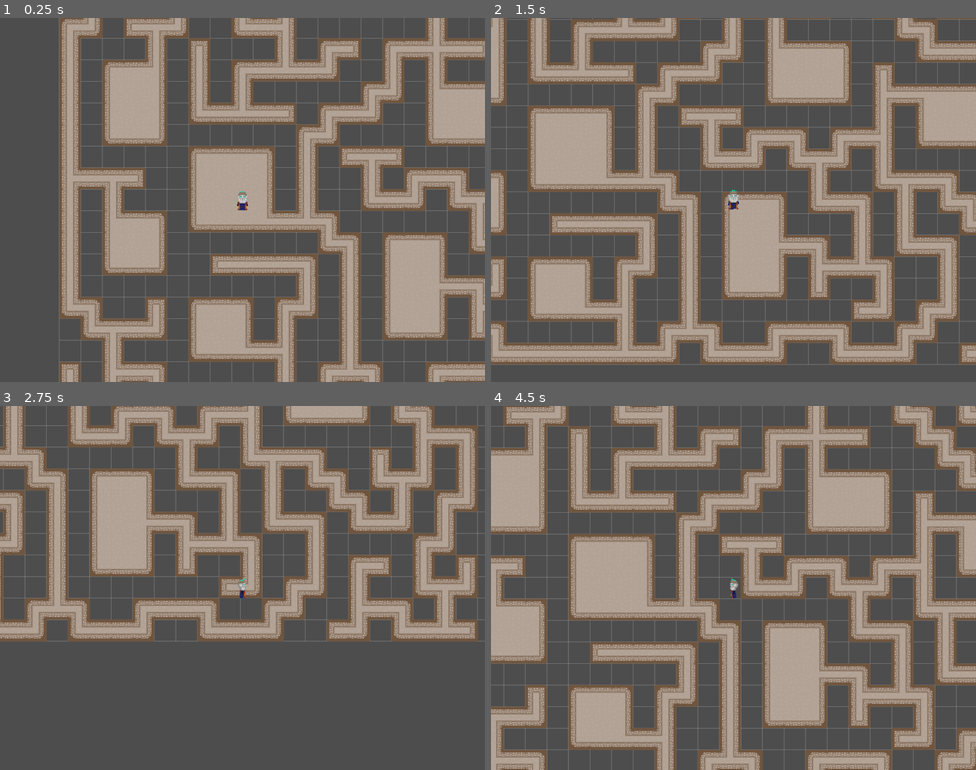
Above: before the commit, frames 1-4 (two rows, left to right).
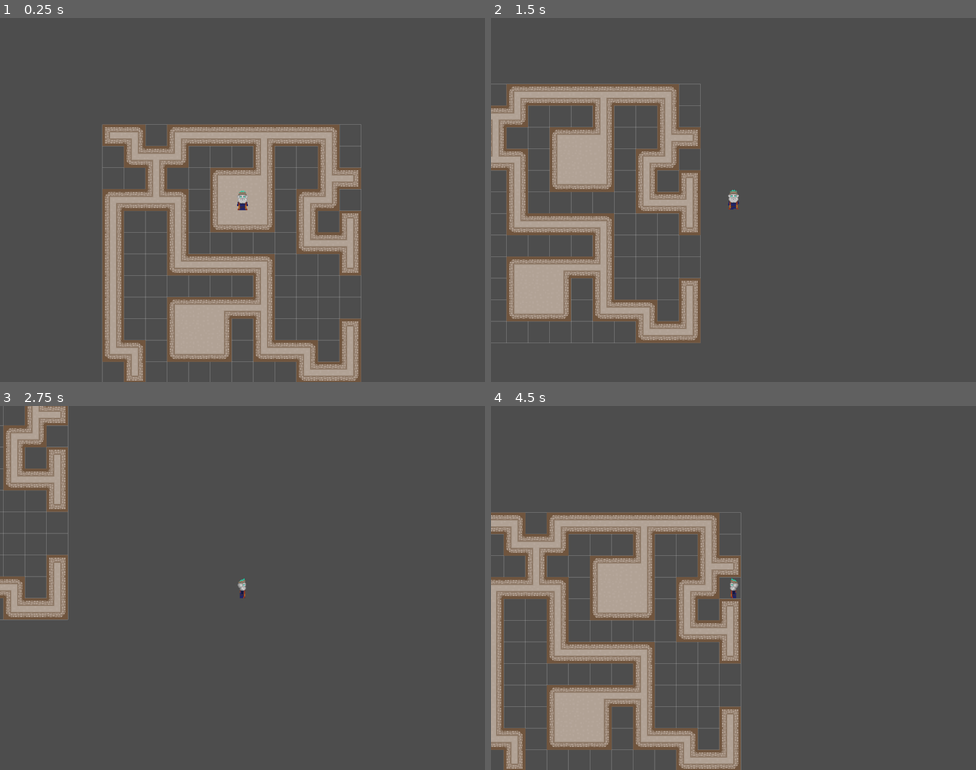
Above: after the commit, the same moments.

Repository: Taedenn/Procedural_Dungeon_Generator
Game: Godot game, scene res://scenes/auto_tile.tscn
Two runs of this game, one before a commit and one after it. Both use one fixed random seed, a clock stepped at 60 frames per second and the inputs below.
Inputs:
- Up to frame 1 (0.25 s): no input
- Up to frame 2 (1.5 s): tap Enter at 0.5 s; hold Right (right) 0.53-1.28 s; hold Down (down) from 1.28 s (still down)
- Up to frame 3 (2.75 s): release Down (down) at 2.03 s; hold Right (right) from 2.03 s (still down)
- Up to frame 4 (4.5 s): release Right (right) at 2.78 s; hold Up (up) 2.78-3.53 s; hold Left (left) from 3.53 s (still down)

The runs differ from the first frame. In frame 1, 50% of the frame differs, in the area x 12-100%, y 0-100%; in frame 2, 55%; in frame 3, 37%; in frame 4, 57%, in the area x 0-100%, y 0-100%.

Commit message:
attempt cull corridors

Diff:
--- a/procedural-dungeon/scenes/auto_tile.tscn
+++ b/procedural-dungeon/scenes/auto_tile.tscn
@@ -431,11 +431,11 @@
 
 [node name="Auto_Tile" type="Node2D"]
 script = ExtResource("1_pk6on")
-map_width_cells = 64
-map_height_cells = 64
-num_rooms = 50
+map_width_cells = 12
+map_height_cells = 12
+num_rooms = 2
 min_room_size = Vector2i(3, 3)
-max_room_size = Vector2i(5, 5)
+max_room_size = Vector2i(3, 3)
 
 [node name="TileMapLayer" type="TileMapLayer" parent="."]
 tile_set = SubResource("TileSet_o8o5x")
--- a/procedural-dungeon/scripts/auto_tile.gd
+++ b/procedural-dungeon/scripts/auto_tile.gd
@@ -10,6 +10,7 @@
 @export var max_attempts = 100
 @export var min_room_size = Vector2i(2,2)
 @export var max_room_size = Vector2i(10,10)
+@export var tiles_to_cull: int = 100
 
 var room_tiles: Array[Vector2i] = []
 var rooms_placed: Array[Rect2i] = []
@@ -54,6 +55,7 @@
 					player_placed = true
 	flood_fill()
 	room_connections()
+	cull_corridors()
 
 func _draw() -> void:
 	## draw simple grid
@@ -104,33 +106,98 @@
 		for edge in edges:
 			adjacent_tiles.append_array(get_neighbors(edge))
 
+		adjacent_tiles.shuffle()
 		var connections: Array[Vector2i] = []
 		for tile in adjacent_tiles:
 			if (is_within_bounds(tile) and
 				not room_tiles.has(tile)):
-					if (is_adjacent_to_corridor(tile) or get_adjacent_room_connections(tile) > 3):
+					if (is_adjacent_to_corridor(tile)):
 						connections.append(tile)
-		connections = reduce_array(connections)
-		tiles.set_cells_terrain_connect(connections, 0, 0, true)
-
-func get_perimeter_points(rect: Rect2i) -> Array[Vector2i]:
-	var perimeter_points: Array[Vector2i] = []
-	var pos = rect.position
-	var size = rect.size
-
-	for x in range(pos.x, pos.x + size.x):
-		perimeter_points.append(Vector2i(x, pos.y))
-
-	for x in range(pos.x, pos.x + size.x):
-		perimeter_points.append(Vector2i(x, pos.y + size.y - 1))
-
-	for y in range(pos.y, pos.y + size.y):
-		perimeter_points.append(Vector2i(pos.x, y))
-
-	for y in range(pos.y, pos.y + size.y):
-		perimeter_points.append(Vector2i(pos.x - 1 + size.x, y))
-
-	return perimeter_points
+					if (connections.is_empty() and get_adjacent_room_connections(tile) > 3):
+						connections.append(tile)
+
+		if not connections.is_empty():
+			connections = reduce_array(connections)
+			if not corridor_tiles.has(connections[0]):
+				corridor_tiles.append(connections[0])
+			tiles.set_cells_terrain_connect(connections, 0, 0, true)
+
+func cull_corridors():
+	var attempts = 0
+	var cull_count = 0
+	cull_corridors_recursive(attempts, cull_count)
+
+func cull_corridors_recursive(attempts: int, cull_count: int):
+	## cull corridor tiles surrounded by at least 3 empty tiles
+
+	if cull_count >= tiles_to_cull or attempts >= max_attempts:
+		return
+
+	var cull_tiles: Array[Vector2i] = []
+	var corridors_to_check = corridor_tiles.duplicate()
+	print(corridor_tiles.size())
+
+	for current in corridors_to_check:
+		if cull_count >= tiles_to_cull or attempts >= max_attempts:
+			break
+
+		if (is_isolated_corridor_tile(current)):
+			corridor_tiles.erase(current)
+			cull_tiles.append(current)
+			print("culled tile: ", current)
+
+			tiles.set_cells_terrain_connect(cull_tiles, 0, -1, true)
+			print("attempt ", attempts + 1, "/", max_attempts, " cull count: ", cull_count + 1, "/", tiles_to_cull, " ", not corridors_to_check.is_empty())
+			cull_corridors_recursive(attempts + 1, cull_count + 1)
+			return
+	print("no more isolated tiles found")
+
+
+func flood_fill_corridors(pos: Vector2i):
+	## algorithm that fills in tiles:
+	##   check neighboring tiles that are empty/unvisited
+	##   check neighboring tile's neighbors
+	##   if more than one connection (touching filled tile), do not fill
+
+	var stack: Array[Vector2i] = [pos]
+	var directions = [Vector2i.RIGHT, Vector2i.LEFT, Vector2i.DOWN, Vector2i.UP]
+
+	while not stack.is_empty():
+		var current = stack.pop_back()
+
+		if (not visited_tiles.has(current) and
+			not corridor_tiles.has(current) and
+			is_within_bounds(current) and
+			not is_adjacent_to_room(current, 1)):
+
+			visited_tiles.append(current)
+
+			directions.shuffle()
+
+			for direction in directions:
+				var neighbor = current + direction
+
+				if (not visited_tiles.has(neighbor) and
+					is_within_bounds(neighbor) and
+					not is_adjacent_to_room(neighbor, 1)):
+					if not corridor_tiles.has(current):
+						corridor_tiles.append(current)
+					#if current has at least one valid neighbor, place it
+
+					var connection_count = 0
+					var neighbor_directions = [Vector2i.RIGHT, Vector2i.LEFT, Vector2i.DOWN, Vector2i.UP]
+					for neighbor_dir in neighbor_directions:
+						var neighbor_neighbor = neighbor + neighbor_dir
+
+						if (corridor_tiles.has(neighbor_neighbor) or
+							room_tiles.has(neighbor_neighbor) or
+							neighbor_neighbor == current):
+							connection_count += 1
+
+					if connection_count > 1:
+						visited_tiles.append(neighbor)
+
+					stack.append(neighbor)
 
 func reduce_array(arr: Array) -> Array:
 	var working_array = arr.duplicate()
@@ -162,57 +229,39 @@
 
 	return inverse_array
 
-func flood_fill_corridors(pos: Vector2i):
-	## algorithm that fills in tiles:
-	##   check neighboring tiles that are empty/unvisited
-	##   check neighboring tile's neighbors
-	##   if more than one connection (touching filled tile), do not fill
-
-	var stack: Array[Vector2i] = [pos]
-	var directions = [Vector2i.RIGHT, Vector2i.LEFT, Vector2i.DOWN, Vector2i.UP]
-
-	while not stack.is_empty():
-		var current = stack.pop_back()
-
-		if (not visited_tiles.has(current) and
-			not corridor_tiles.has(current) and
-			is_within_bounds(current) and
-			not is_adjacent_to_room(current, 1)):
-
-			visited_tiles.append(current)
-
-			directions.shuffle()
-
-			for direction in directions:
-				var neighbor = current + direction
-
-				if (not visited_tiles.has(neighbor) and
-					is_within_bounds(neighbor) and
-					not is_adjacent_to_room(neighbor, 1)):
-					corridor_tiles.append(current)
-					#if current has at least one valid neighbor, place it
-
-					var connection_count = 0
-					var neighbor_directions = [Vector2i.RIGHT, Vector2i.LEFT, Vector2i.DOWN, Vector2i.UP]
-					for neighbor_dir in neighbor_directions:
-						var neighbor_neighbor = neighbor + neighbor_dir
-
-						if (corridor_tiles.has(neighbor_neighbor) or
-							room_tiles.has(neighbor_neighbor) or
-							neighbor_neighbor == current):
-							connection_count += 1
-
-					if connection_count > 1:
-						visited_tiles.append(neighbor)
-
-					stack.append(neighbor)
-
 func get_neighbors(pos: Vector2i) -> Array[Vector2i]:
 	return[
 		Vector2i(pos.x + 1, pos.y),
 		Vector2i(pos.x - 1, pos.y),
 		Vector2i(pos.x, pos.y + 1),
 		Vector2i(pos.x, pos.y - 1)]
+
+func get_perimeter_points(rect: Rect2i) -> Array[Vector2i]:
+	var perimeter_points: Array[Vector2i] = []
+	var pos = rect.position
+	var size = rect.size
+
+	for x in range(pos.x, pos.x + size.x):
+		perimeter_points.append(Vector2i(x, pos.y))
+
+	for x in range(pos.x, pos.x + size.x):
+		perimeter_points.append(Vector2i(x, pos.y + size.y - 1))
+
+	for y in range(pos.y, pos.y + size.y):
+		perimeter_points.append(Vector2i(pos.x, y))
+
+	for y in range(pos.y, pos.y + size.y):
+		perimeter_points.append(Vector2i(pos.x - 1 + size.x, y))
+
+	return perimeter_points
+
+func get_adjacent_room_connections(pos: Vector2i) -> int:
+	var connections = 0
+	for room in room_tiles:
+		if(abs(room.x - pos.x) <= 1 and
+			abs(room.y - pos.y) <= 1):
+			connections += 1
+	return connections
 
 func is_position_valid(room_rect: Rect2i, existing_rooms: Array) -> bool:
 	## return whether room desired to draw intersects with any existing room
@@ -241,15 +290,6 @@
 				return true
 	return false
 
-func get_adjacent_room_connections(pos: Vector2i) -> int:
-	var connections = 0
-	for room in room_tiles:
-		if(abs(room.x - pos.x) <= 1 and
-			abs(room.y - pos.y) <= 1):
-			connections += 1
-			print("tile ", room, " is adjacent to ", pos, " connections: ", connections)
-	return connections
-
 func is_adjacent_to_corridor(pos: Vector2i) -> bool:
 	var directions = [
 		Vector2i(pos.x + 1, pos.y),
@@ -261,3 +301,16 @@
 		if(corridor_tiles.has(dir)):
 				return true
 	return false
+
+func is_isolated_corridor_tile(pos: Vector2i) -> bool:
+	var empty_neighbors = 0
+	var directions = [Vector2i.RIGHT, Vector2i.LEFT, Vector2i.DOWN, Vector2i.UP]
+
+	for dir in directions:
+		var neighbor_pos = pos + dir
+
+		if (is_within_bounds(neighbor_pos) and
+			not room_tiles.has(neighbor_pos) and
+			not corridor_tiles.has(neighbor_pos)):
+			empty_neighbors += 1
+	return empty_neighbors >= 3
